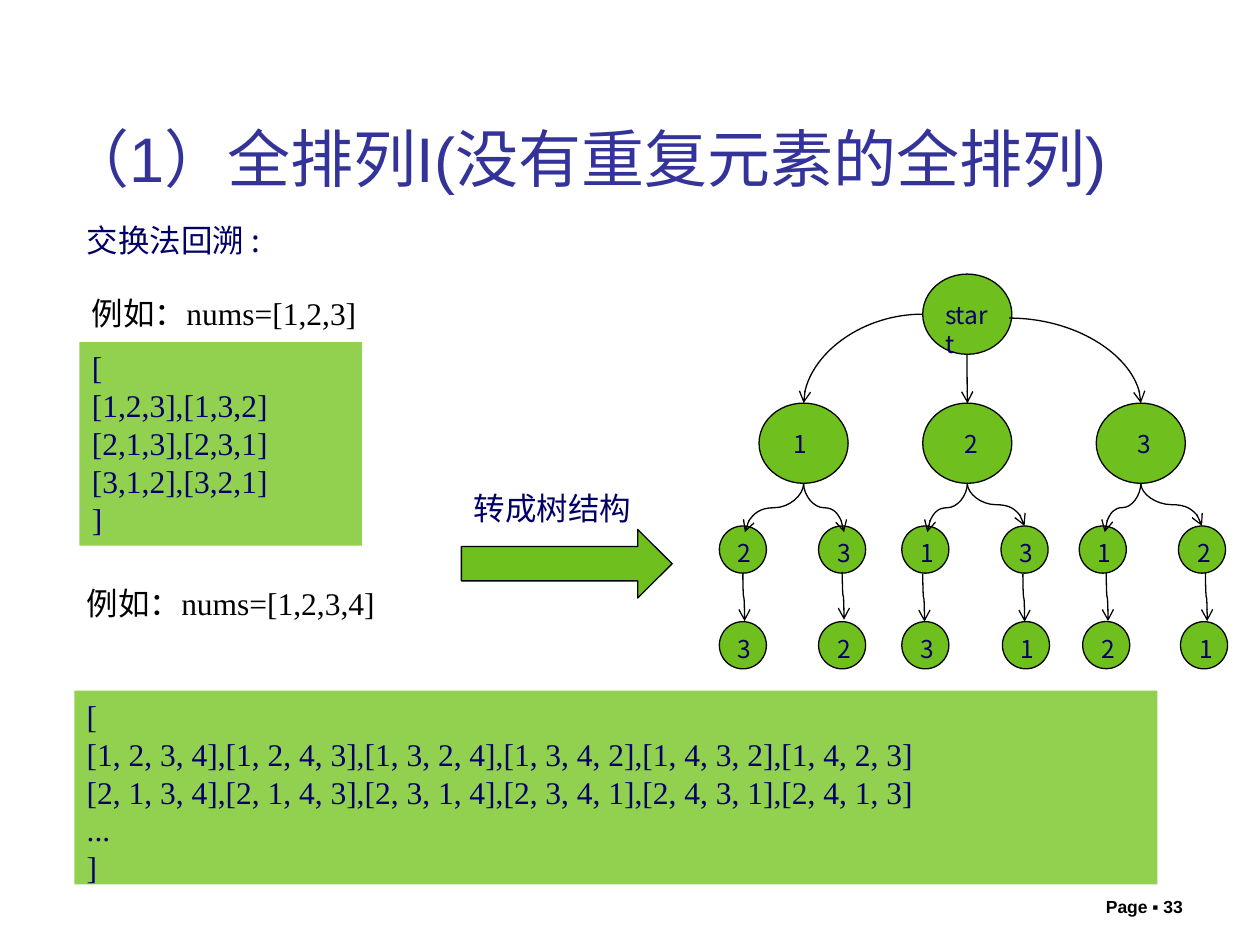
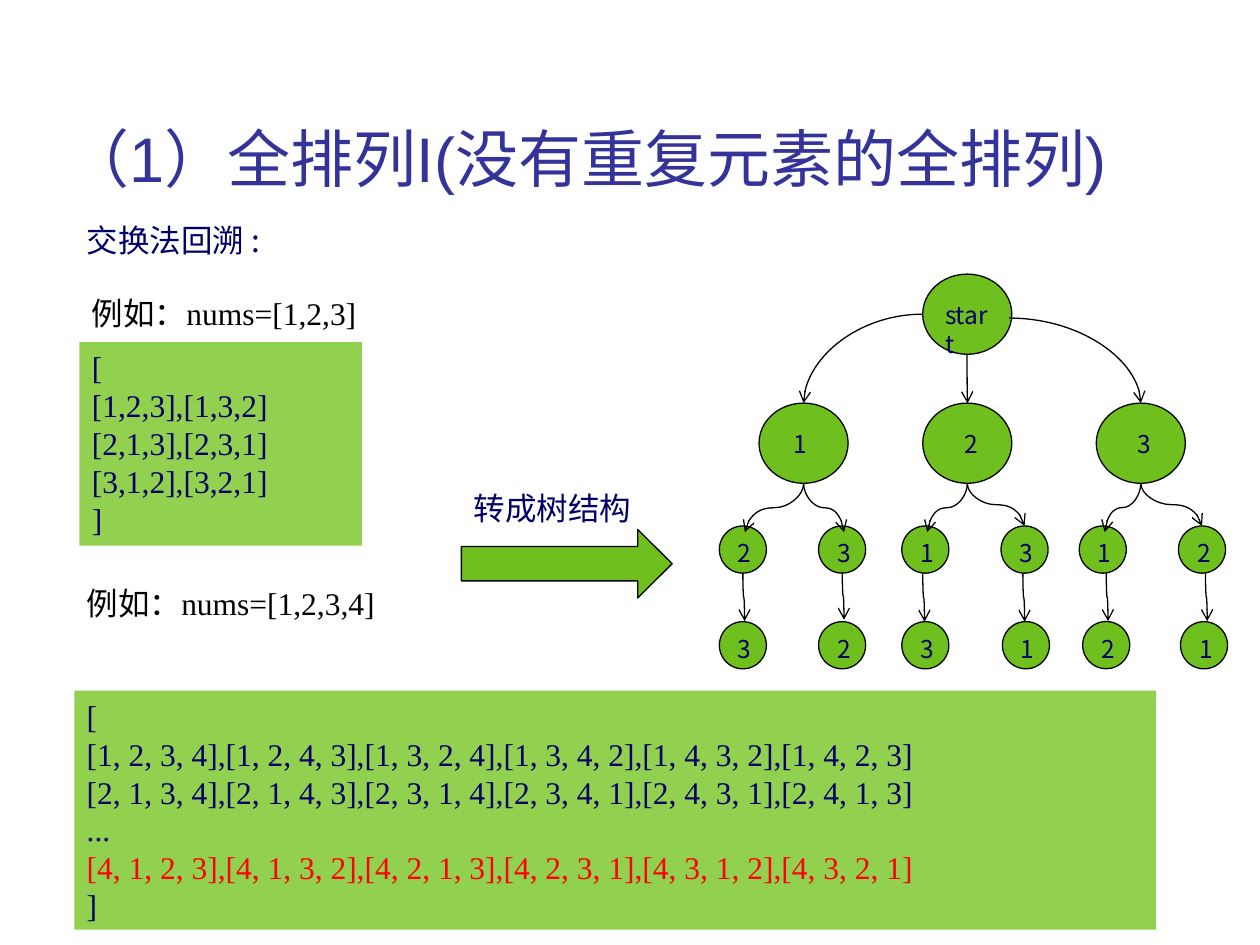
Before and after one commit to liutongling/DP, a slide deck: slide 34 of file/第6章 回朔法.pptx (slide 33 before the commit). Drawn at 1260x945 pixels with LibreOffice and Linux fonts; fonts in the diff are those of the drawing; background and template pictures are left out. Boxes give left, top, right and bottom in pixels: in the first picture for what was removed or moved away, otherwise in the second. Text is boxed around its words. In the diff, an @@ line names an element or a change of style, - is before the commit and + after.

```diff
--- a/file/第6章 回朔法.pptx
+++ b/file/第6章 回朔法.pptx
@@ rectangle "[": place and size @@
-rectangle "[" at (74,690,1158,885)
+rectangle "[" at (74,690,1157,930)
@@ text in rectangle at (87,857,912,884): paragraph added @@
+[4, 1, 2, 3],[4, 1, 3, 2],[4, 2, 1, 3],[4, 2, 3, 1],[4, 3, 1, 2],[4, 3, 2, 1]
@@ page number removed at (1106,901,1182,917) @@
-Page ▪ 33
```
Also in this commit, not shown: 3 other slides changed, 10 slides added, 5 other files.
